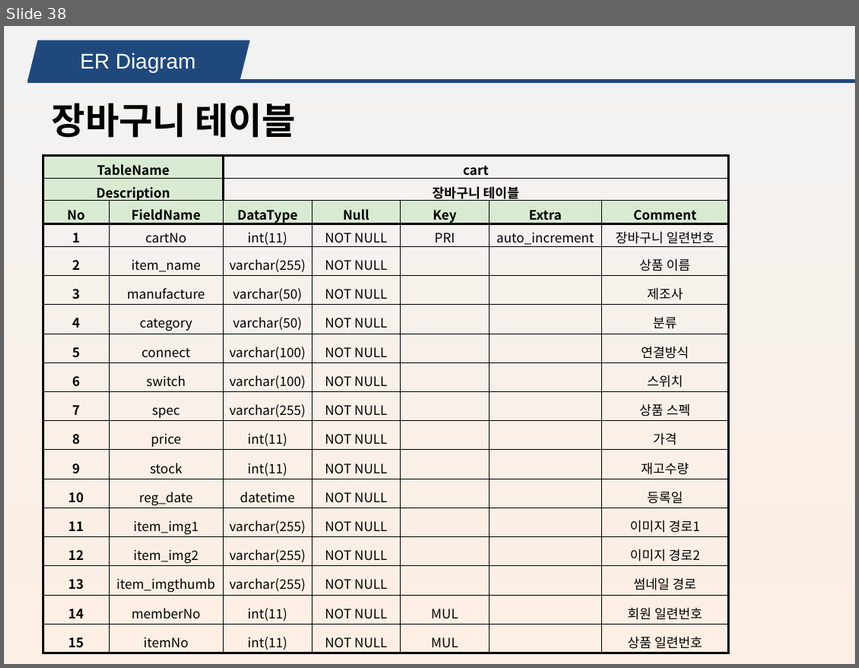
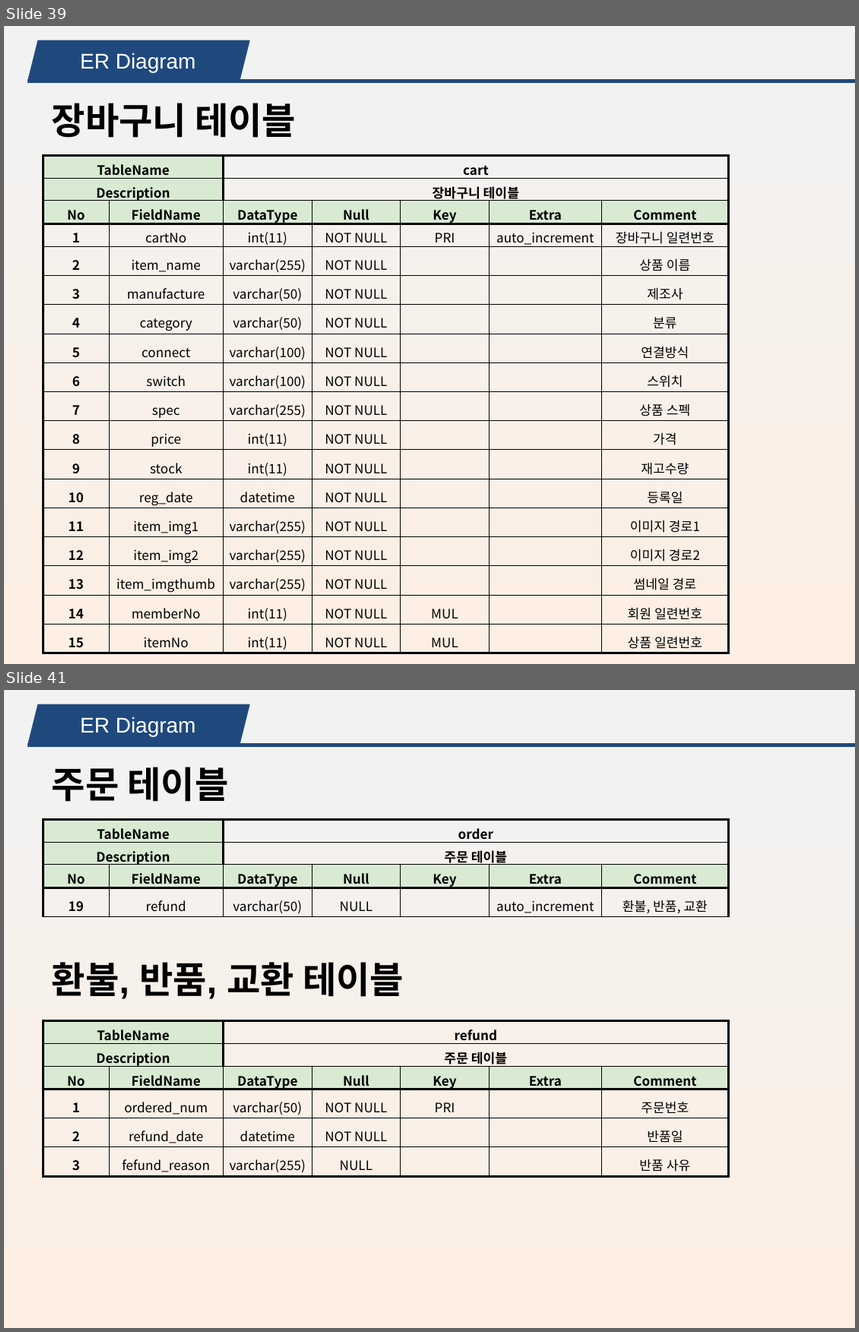
Before and after one commit to minhyeok2487/Project_KeyboardMarket, a slide deck: 키보드 쇼핑몰_MTS.pptx. Shown one above the other, each under a label of ours: slide 38 before the commit, slides 39 and 41 after it; the slides between them are not shown. The pictures are 859x668 and 859x1332 pixels, drawn with LibreOffice and Linux fonts; fonts in the diff are those of the drawing. Boxes give left, top, right and bottom in pixels: in the first picture for what was removed or moved away, otherwise in the second. Text is boxed around its words. In the diff, an @@ line names an element or a change of style, - is before the commit and + after.

```diff
--- a/키보드 쇼핑몰_MTS.pptx
+++ b/키보드 쇼핑몰_MTS.pptx
@@ slide 41 added at [4,690,855,1328], background gradient #F2F2F2 to #FDEFE3 @@
@@ parallelogram added at [28,704,250,745], fill #1F497D @@
@@ text added at [80,717,196,736], 18 pt, text #FFFFFF @@
+ER Diagram
@@ line added from (855, 745) to (28, 745), #1F497D 3 pt @@
@@ text added at [52,767,228,802], 31 pt, text #000000, bold @@
+주문 테이블
@@ table added at [44,819,728,1099], 4 rows, 7 columns @@
+TableName |  | order |  |  |  | 
+Description |  | 주문 테이블 |  |  |  | 
+No | FieldName | DataType | Null | Key | Extra | Comment
+19 | refund | varchar(50) | NULL |  | auto_increment | 환불, 반품, 교환
@@ text added at [52,962,404,999], 31 pt, text #000000, bold @@
+환불, 반품, 교환 테이블
@@ table added at [44,1021,728,1300], 6 rows, 7 columns @@
+TableName |  | refund |  |  |  | 
+Description |  | 주문 테이블 |  |  |  | 
+No | FieldName | DataType | Null | Key | Extra | Comment
+1 | ordered_num | varchar(50) | NOT NULL | PRI |  | 주문번호
+2 | refund_date | datetime | NOT NULL |  |  | 반품일
+3 | fefund_reason | varchar(255) | NULL |  |  | 반품 사유
@@ what was slide 38 is now slide 39 @@
```
Also in this commit, not shown: 11 slides changed, 3 other slides added, 2 slides removed, 12 other files.
